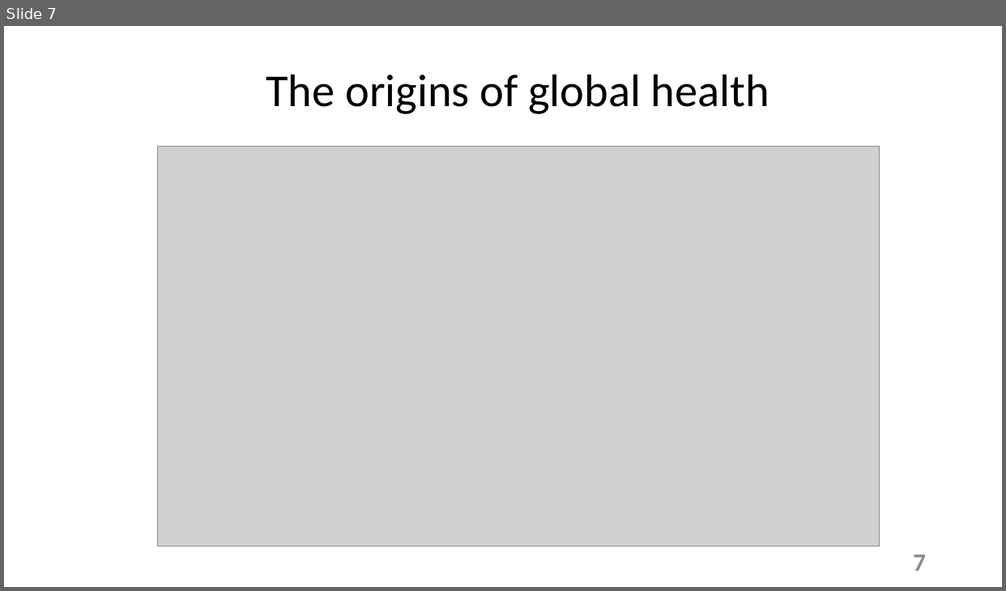
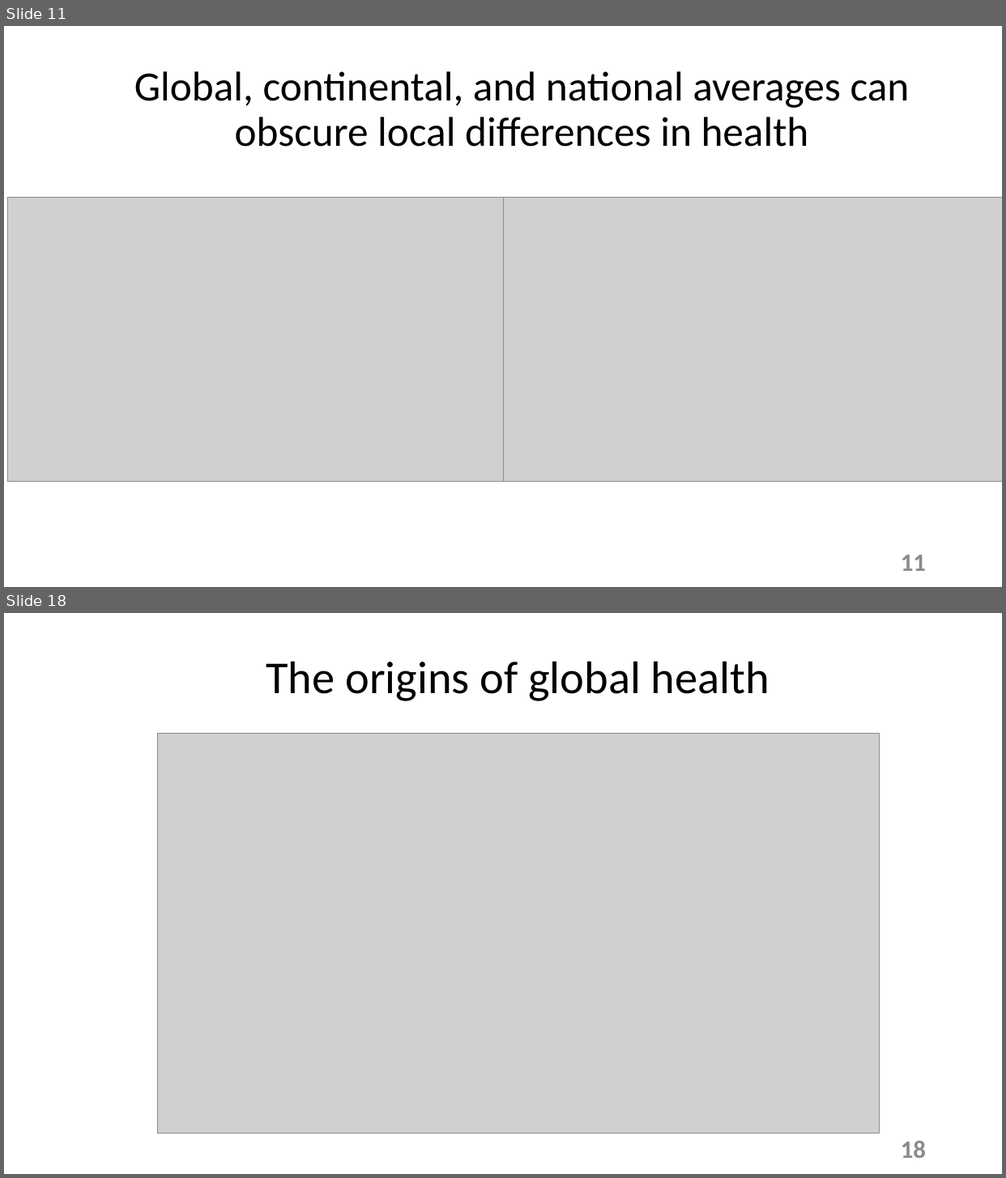
Before and after one commit to tstallins/tstallins.github.io, a slide deck: courses/261/introonline.pptx. Shown one above the other, each under a label of ours: slide 7 before the commit, slides 11 and 18 after it; the slides between them are not shown. The pictures are 1006x591 and 1006x1178 pixels, drawn with LibreOffice and Linux fonts; fonts in the diff are those of the drawing; grey boxes stand for pictures. Boxes give left, top, right and bottom in pixels: in the first picture for what was removed or moved away, otherwise in the second. Text is boxed around its words. In the diff, an @@ line names an element or a change of style, - is before the commit and + after.

```diff
--- a/courses/261/introonline.pptx
+++ b/courses/261/introonline.pptx
@@ slide 11 added at [4,26,1002,587], background #FFFFFF @@
@@ title added at [134,71,910,147], 40 pt, text #000000 @@
+Global, continental, and national averages can obscure local differences in health
@@ picture added at [8,198,503,481] @@
@@ picture added at [503,198,1002,481] @@
@@ page number added at [901,555,926,571], 24 pt, text #8C8C8C, bold @@
+11
@@ what was slide 7 is now slide 18 @@
@@ page number at [901,1141,926,1158]: text changed @@
-7
+18
```
Also in this commit, not shown: 16 other slides added, 6 slides removed, 1 other file.
